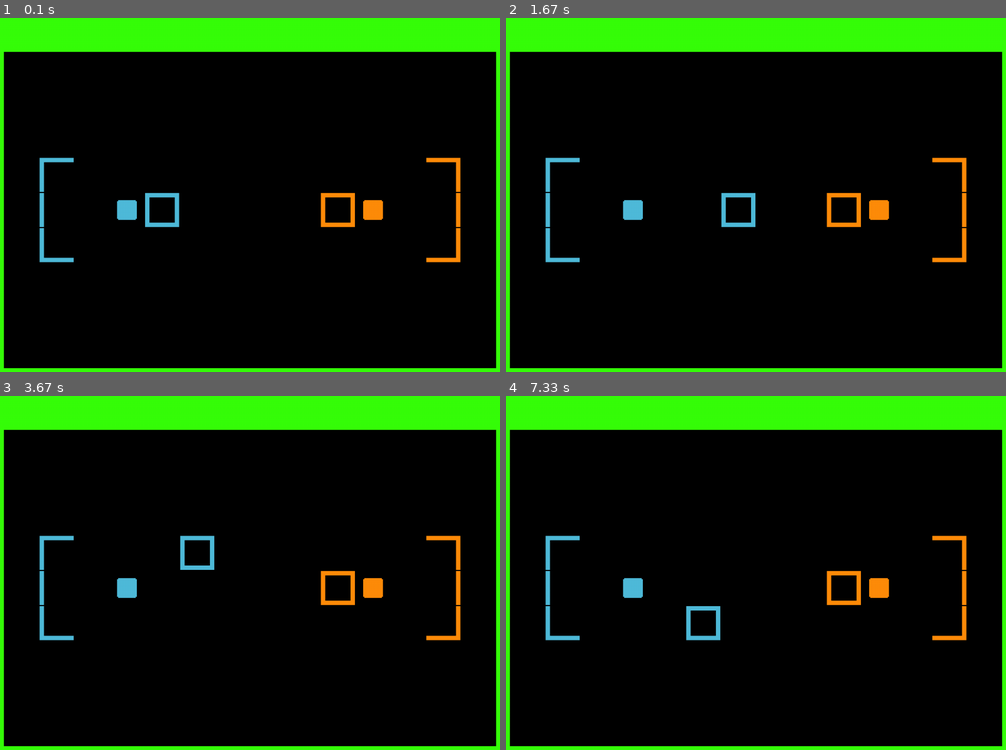
Above: before the commit, frames 1-4 (two rows, left to right).
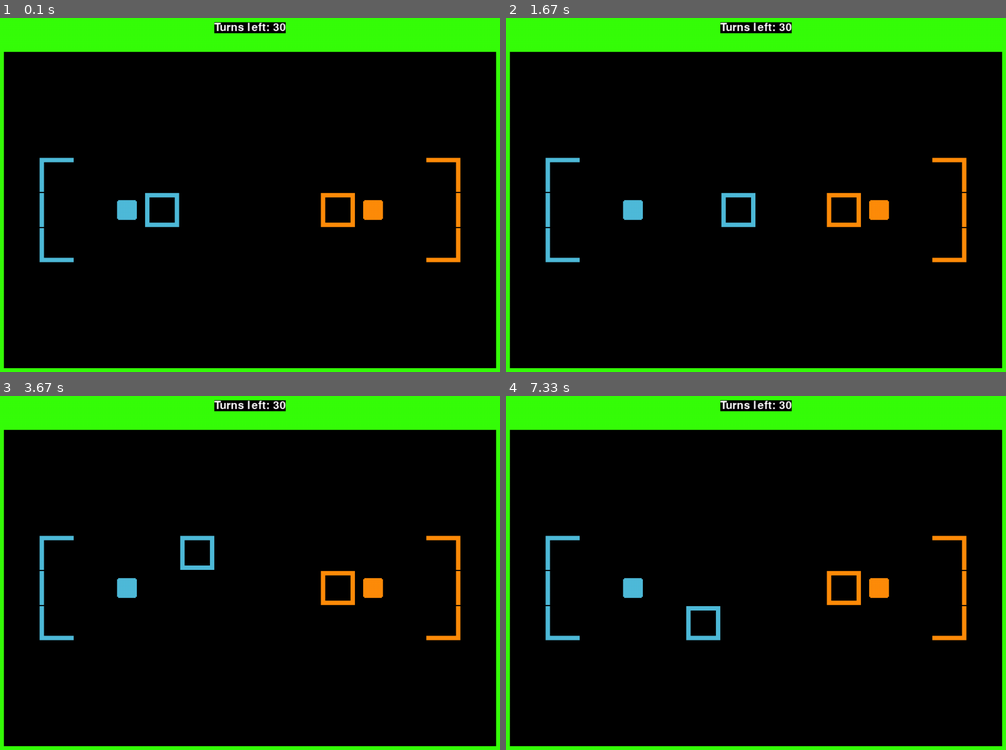
Above: after the commit, the same moments.

Repository: Robomarti/harjoitustyo
Game: pygame game, started from src/index.py
Same seed, same stepped clock (60 frames per second), same inputs: the game is played once before the commit and once after it.
Inputs:
- Up to frame 1 (0.1 s): no input
- Up to frame 2 (1.67 s): hold Right 0.33-0.8 s; hold Up 0.83-1.13 s; hold Right 1.17-1.63 s
- Up to frame 3 (3.67 s): hold Down 2.23-2.53 s; hold Left 2.57-2.97 s; hold Up 3-3.37 s; hold Right from 3.4 s (still down)
- Up to frame 4 (7.33 s): release Right at 4.03 s; hold Down 4.07-4.43 s; hold Left 4.47-4.93 s; hold Up 5.47-5.77 s; hold Right 5.8-6.27 s; hold Down 6.87-7.17 s; hold Left from 7.2 s (still down)

The runs differ from the first frame. In frame 1, 0.5% of the frame differs, in the area x 42-58%, y 1-5%; in frame 2, 0.5%; in frame 3, 0.5%; in frame 4, 0.5%.

Commit message:
Päivityksiä viikko 4:n palautukseen

Diff:
--- a/src/logic/game_loop.py
+++ b/src/logic/game_loop.py
@@ -28,12 +28,16 @@
         self.p1_projectile = sprites.projectile.Projectile((-100,-100), (-100,-100))
         self.p2_projectile = sprites.projectile.Projectile((-100,-100), (-100,-100))
 
+        self.turns = 30
+
     def start(self):
         while True:
             if self._handle_events() == False:
                 break
+
             self._render()
             self._clock.tick(services.settings.FPS)
+
 
     def _handle_events(self):
         for event in self._event_queue.get():
@@ -83,6 +87,7 @@
         else:
             self.current_turn = 1
             self.current_player = self.player1
+            self.turns -= 1
 
     def _render(self):
-        self._renderer.render()
+        self._renderer.render(self.turns)
--- a/src/pygameEssentials/renderer.py
+++ b/src/pygameEssentials/renderer.py
@@ -1,11 +1,13 @@
 import pygame
+import ui.uiLayer
 
 class Renderer:
     def __init__(self, display, level):
         self._display = display
         self._level = level
 
-    def render(self):
+    def render(self, turns):
         self._display.fill("black")
         self._level.all_sprites.draw(self._display)
+        ui.uiLayer.showText("Turns left: " + str(turns))
         pygame.display.update()
--- a/src/ui/uiLayer.py
+++ b/src/ui/uiLayer.py
@@ -4,7 +4,7 @@
 
 
 # osa youtube tutoriaalia: https://www.youtube.com/watch?v=QU1pPzEGrqw jossain n. 5min jälkeen
-def showText(text, y=20, x=640):
+def showText(text, y=20, x=512):
     display_surface = pygame.display.get_surface()
     failed = False
     try:
Not shown, changed: README.md
